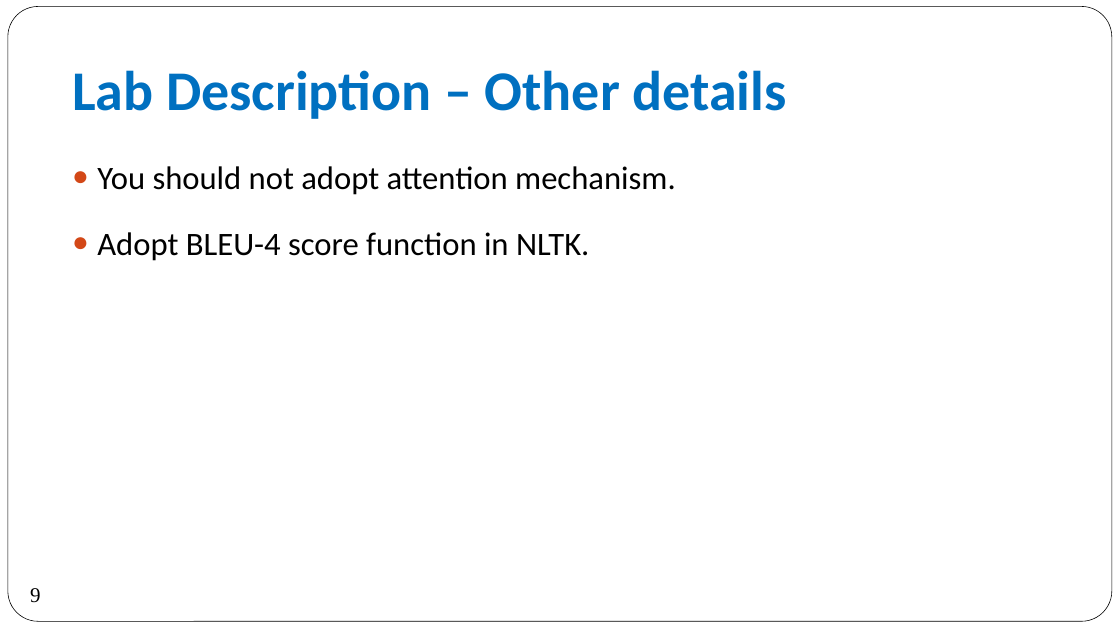
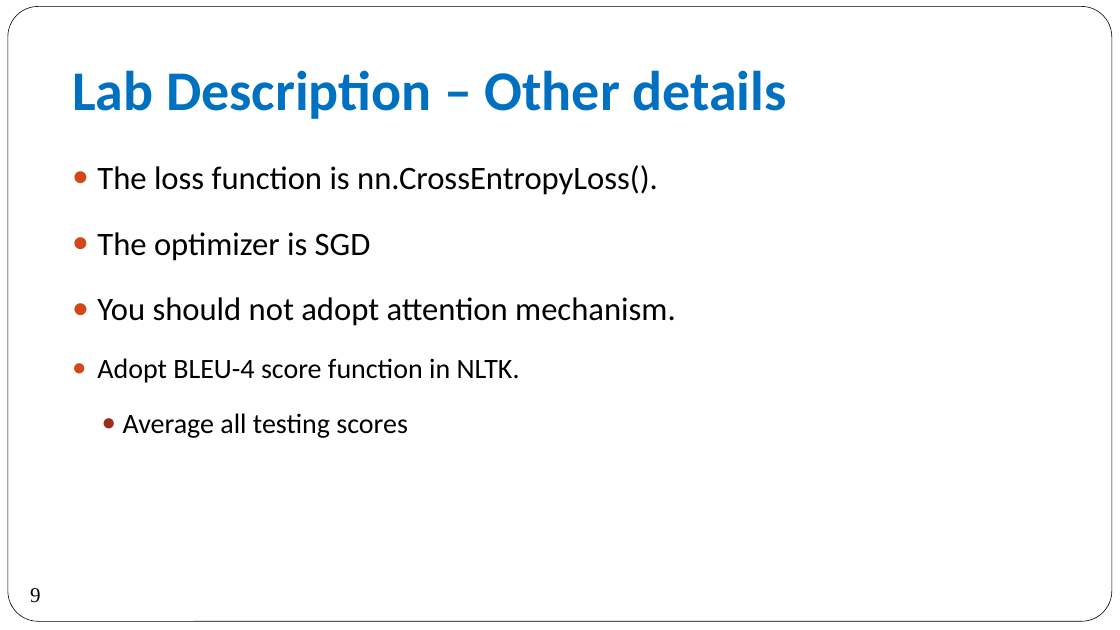
Before and after one commit to 2021-DL-Training-Program/Lab2-Sequence-to-Sequence-Recurrent-Neural-Network, a slide deck: slide 9 of Lab2-Sequence-to-Sequence Recurrent Neural Network.pptx. Drawn at 1120x630 pixels with LibreOffice and Linux fonts; fonts in the diff are those of the drawing. Boxes give left, top, right and bottom in pixels: in the first picture for what was removed or moved away, otherwise in the second. Text is boxed around its words. In the diff, an @@ line names an element or a change of style, - is before the commit and + after.

```diff
--- a/Lab2-Sequence-to-Sequence Recurrent Neural Network.pptx
+++ b/Lab2-Sequence-to-Sequence Recurrent Neural Network.pptx
@@ text at (x1=97, y1=165, x2=658, y2=261): paragraphs added @@
+● The loss function is nn.CrossEntropyLoss().
+● The optimizer is SGD
@@ text at (x1=97, y1=358, x2=520, y2=383): size 28 to 24 pt in "Adopt BLEU-4 score function in NLTK." @@
@@ text at (x1=123, y1=413, x2=408, y2=438): paragraph added @@
+  ● Average all testing scores
```
Also in this commit, not shown: 3 other slides changed.
